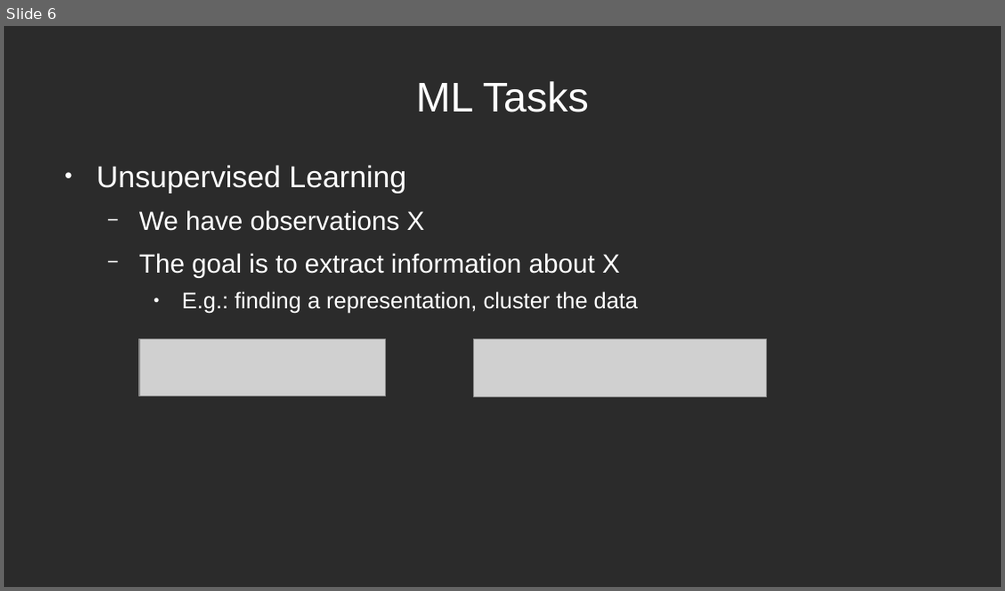
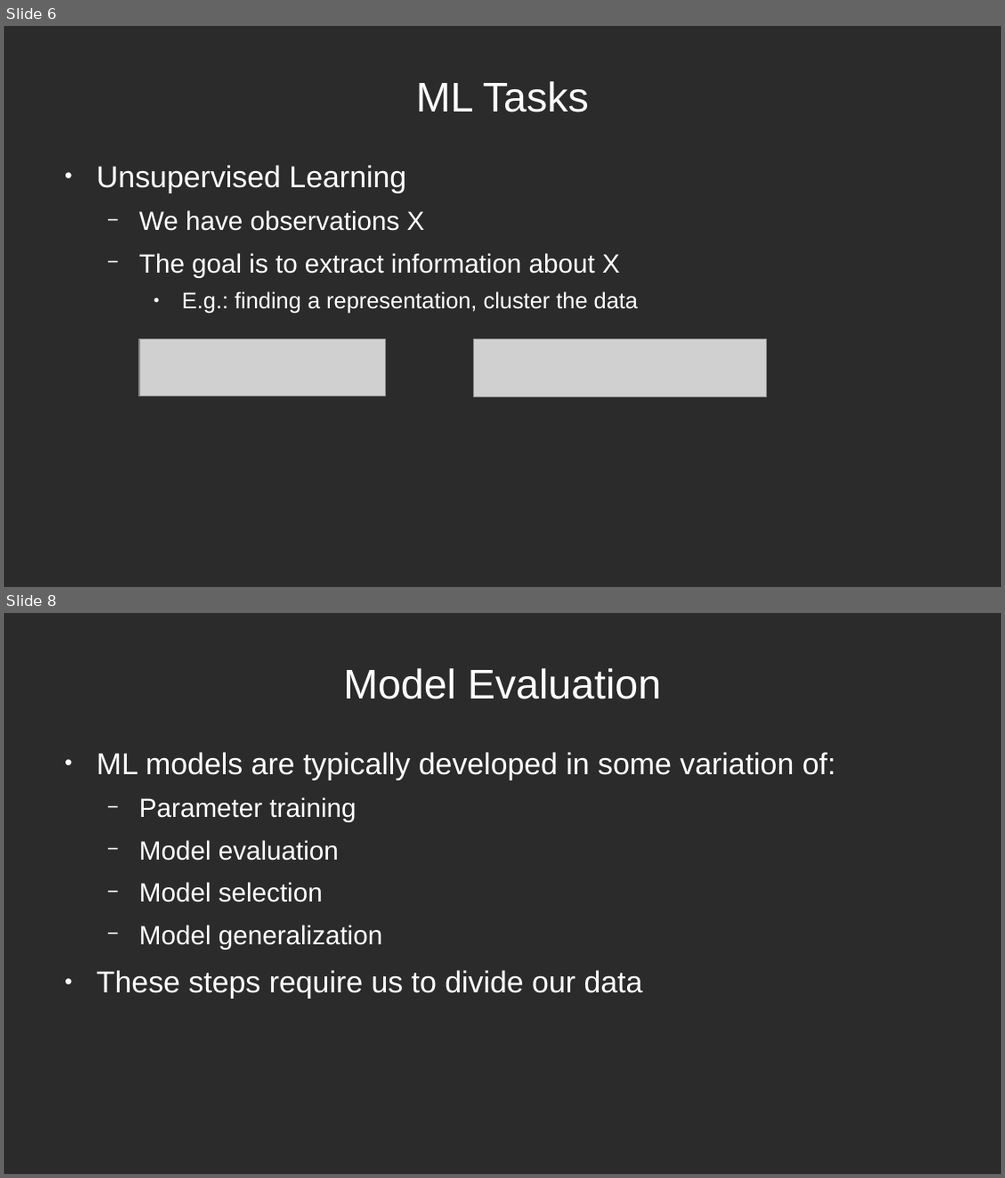
Before and after one commit to main-training/main-training-nilearn-ml, a slide deck: 01_intro_ml_slides.odp. Shown one above the other, each under a label of ours: slide 6 before the commit, slides 6 and 8 after it; the slides between them are not shown. The pictures are 1005x591 and 1005x1178 pixels, drawn with LibreOffice and Linux fonts; fonts in the diff are those of the drawing; grey boxes stand for pictures; background and template pictures are left out; a plain dark background stands for a picture behind light text. Boxes give left, top, right and bottom in pixels: in the first picture for what was removed or moved away, otherwise in the second. Text is boxed around its words. In the diff, an @@ line names an element or a change of style, - is before the commit and + after.

```diff
--- a/01_intro_ml_slides.odp
+++ b/01_intro_ml_slides.odp
@@ slide 8 added at (4,613,1001,1174), background picture (left out) @@
@@ title added at (343,668,661,699), 33 pt, text #FFFFFF @@
+Model Evaluation
@@ text added at (97,752,836,998), 24 pt, text #FFFFFF @@
+● ML models are typically developed in some variation of:
+  − Parameter training
+  − Model evaluation
+  − Model selection
+  − Model generalization
+● These steps require us to divide our data
```
Also in this commit, not shown: 1 slide changed, 6 other slides added, 1 slide removed, 1 other file.
